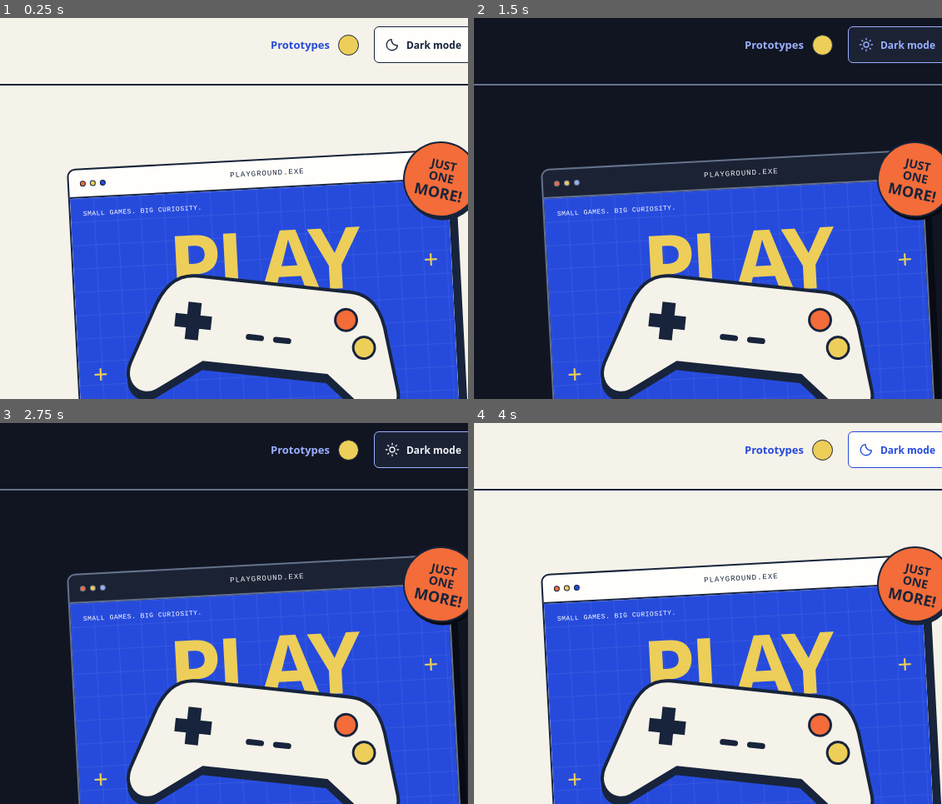
Above: before the commit, frames 1-4 (two rows, left to right).
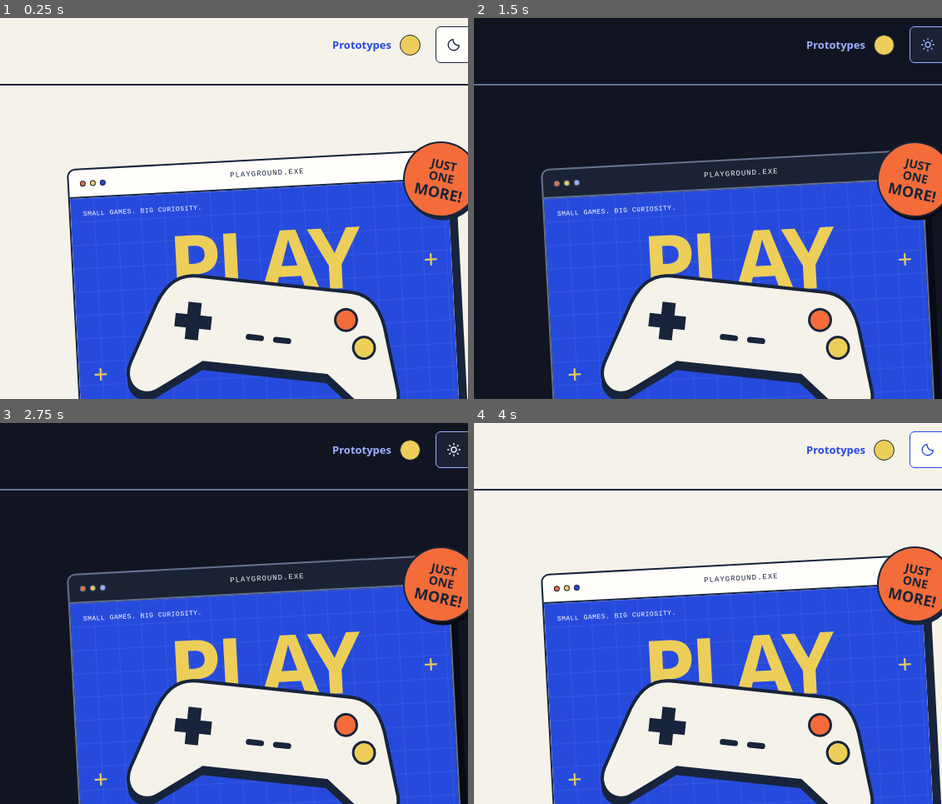
Above: after the commit, the same moments.

Repository: LongNoobb/PROTOTYPE_GAME_HTML5
Game: browser game, page site/index.html
Same seed, same stepped clock (60 frames per second), same inputs: the game is played once before the commit and once after it.
Inputs:
- Up to frame 1 (0.25 s): no input
- Up to frame 2 (1.5 s): click "Dark mode" at 1.27 s
- Up to frame 3 (2.75 s): click "Prototypes" at 1.87 s; click "Explore the games" at 2.47 s
- Up to frame 4 (4 s): click "Explore the games" at 3.07 s; click "Dark mode" at 3.67 s
The pictures show only the part of the screen within x 47-97%, y 0-50%; the shares and areas given below are measured in that part.

The runs differ from the first frame. In frame 1, 0.9% of the frame differs, in the area x 58-99%, y 2-12%; in frame 2, 0.9%; in frame 3, 0.9%; in frame 4, 0.9%.

Commit message:
Show only icon on homepage theme toggle

Diff:
--- a/site/catalog.css
+++ b/site/catalog.css
@@ -57,7 +57,7 @@
 .navigation { display: flex; align-items: center; gap: 18px; font-size: 13px; font-weight: 650; }
 .navigation a { display: inline-flex; align-items: center; gap: 10px; min-height: 44px; }
 .navigation .current { color: var(--accent); }
-.theme-toggle { display: inline-flex; justify-content: center; align-items: center; gap: 8px; min-width: 44px; min-height: 44px; padding: 0 12px; border: 1px solid var(--outline); border-radius: 6px; background: var(--surface); color: var(--ink); cursor: pointer; font-size: 12px; font-weight: 650; }
+.theme-toggle { display: inline-flex; justify-content: center; align-items: center; width: 44px; height: 44px; padding: 0; border: 1px solid var(--outline); border-radius: 6px; background: var(--surface); color: var(--ink); cursor: pointer; }
 .theme-toggle[hidden] { display: none; }
 .theme-toggle:hover { color: var(--accent); border-color: var(--accent); }
 .theme-toggle[aria-pressed="true"] { border-color: var(--accent); }
@@ -189,8 +189,6 @@
   .brand { font-size: 14px; gap: 9px; }
   .brand-mark { width: 30px; height: 30px; }
   .navigation { gap: 10px; font-size: 12px; }
-  .theme-toggle { padding: 0; }
-  .theme-toggle > span { display: none; }
   .nav-count { display: none; }
   .intro { gap: 35px; padding: 35px 0 39px; }
   .intro .eyebrow { gap: 10px; margin-bottom: 21px; font-size: 8px; letter-spacing: .8px; }
--- a/site/index.html
+++ b/site/index.html
@@ -24,7 +24,6 @@
         <button class="theme-toggle" type="button" aria-label="Dark mode" aria-pressed="false" title="Switch to dark mode" hidden>
           <svg class="theme-icon-moon" viewBox="0 0 24 24" fill="none" aria-hidden="true"><path d="M20.5 13.2A8.7 8.7 0 0 1 10.8 3.5a8.8 8.8 0 1 0 9.7 9.7Z" stroke="currentColor" stroke-width="1.8" stroke-linecap="round" stroke-linejoin="round"/></svg>
           <svg class="theme-icon-sun" viewBox="0 0 24 24" fill="none" aria-hidden="true"><circle cx="12" cy="12" r="4"  …(200 unchanged characters)…
-          <span>Dark mode</span>
         </button>
       </nav>
     </header>
Not shown, changed: DESIGN.md
